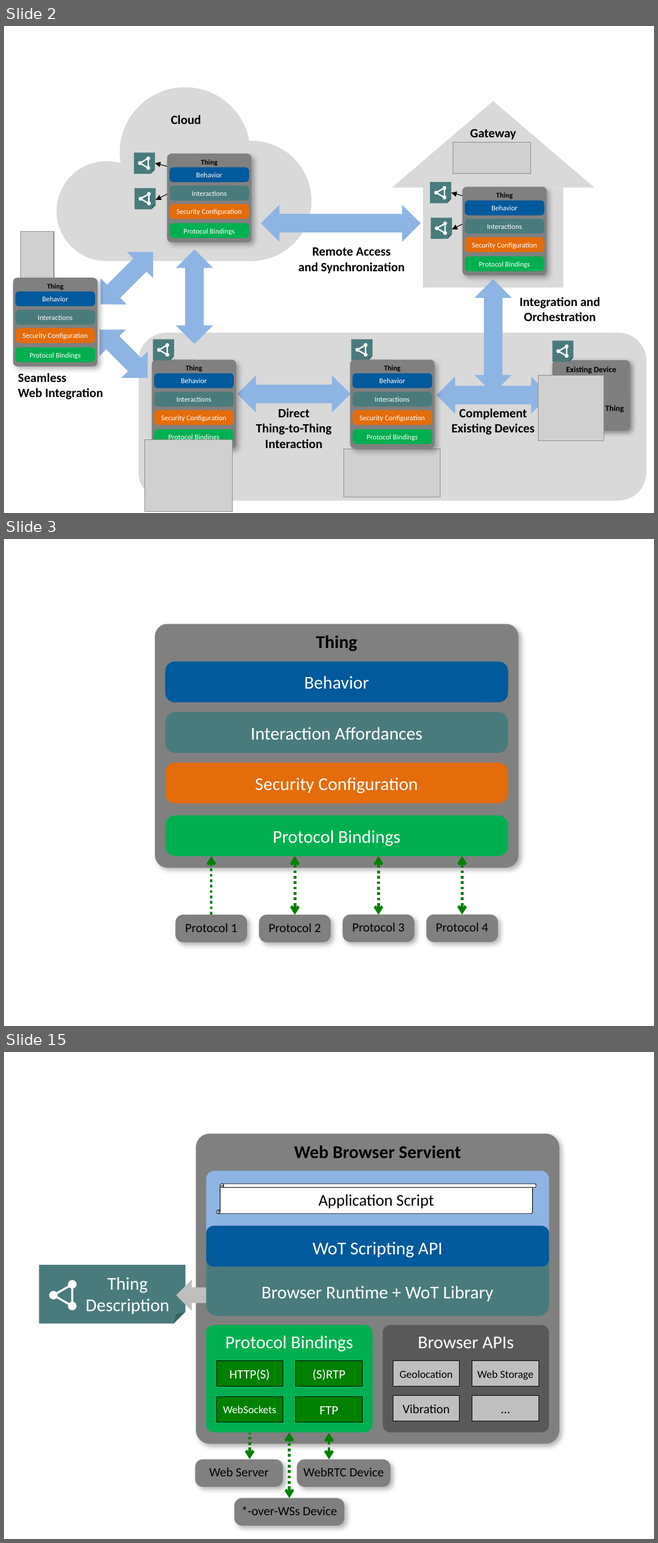
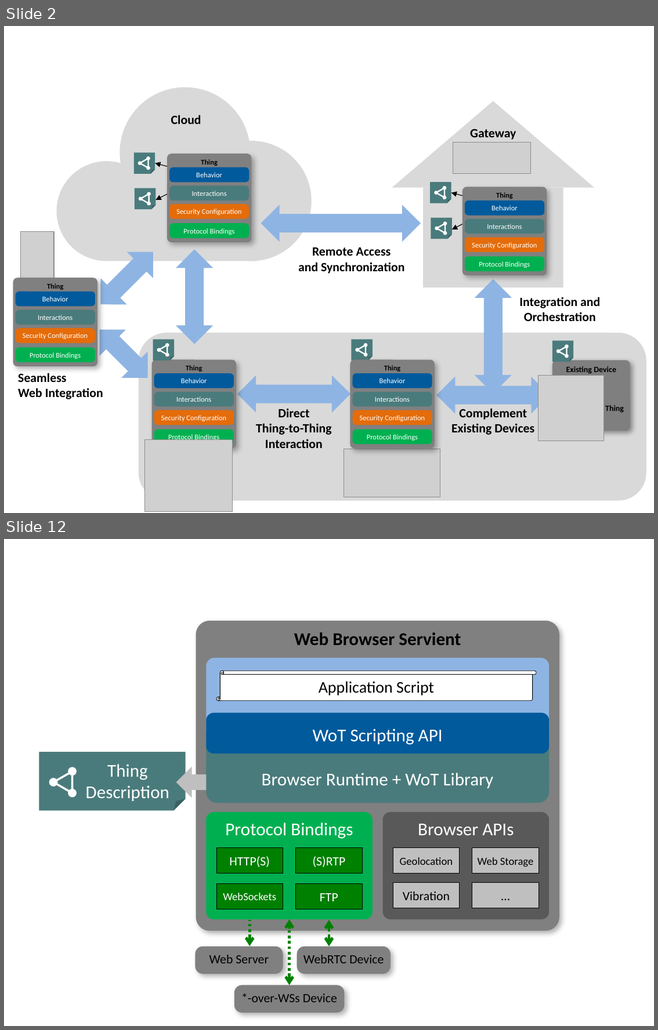
Before and after one commit to w3c/wot-architecture, a slide deck: images/wot-architecture-figures-new2.pptx. Shown one above the other, each under a label of ours: slides 2, 3 and 15 before the commit, slides 2 and 12 after it; the slides between them are not shown. The pictures are 658x1543 and 658x1030 pixels, drawn with LibreOffice and Linux fonts; fonts in the diff are those of the drawing; grey boxes stand for pictures. Boxes give left, top, right and bottom in pixels: in the first picture for what was removed or moved away, otherwise in the second. Text is boxed around its words. In the diff, an @@ line names an element or a change of style, - is before the commit and + after.

Commit message:
Updates to figures
- Remove "Thing" and "Protocol" boxes
- Use orange for TDs, yellow for Security, as in diagram Matthias updated.
- Figure 25 (building blocks) also updated to remove "Thing" and "Protocol" blocks to be consistent.

```diff
--- a/images/wot-architecture-figures-new2.pptx
+++ b/images/wot-architecture-figures-new2.pptx
@@ slide 3 removed at [4, 539, 654, 1026], background #FFFFFF @@
@@ rounded rectangle removed at [155, 624, 518, 868] @@
-Thing
@@ rounded rectangle removed at [165, 662, 508, 703] @@
-Behavior
@@ rounded rectangle removed at [165, 712, 508, 754] @@
-Interaction Affordances
@@ rounded rectangle removed at [165, 762, 508, 803] @@
-Security Configuration
@@ rounded rectangle removed at [165, 816, 508, 857] @@
-Protocol Bindings
@@ arrow removed from (211, 914) to (211, 856) @@
@@ double arrow removed from (295, 856) to (295, 915) @@
@@ double arrow removed from (378, 915) to (378, 856) @@
@@ double arrow removed from (462, 914) to (462, 856) @@
@@ rounded rectangle removed at [176, 915, 247, 943] @@
-Protocol 1
@@ rounded rectangle removed at [259, 915, 330, 943] @@
-Protocol 2
@@ rounded rectangle removed at [343, 914, 414, 942] @@
-Protocol 3
@@ rounded rectangle removed at [426, 914, 498, 942] @@
-Protocol 4
@@ what was slide 15 is now slide 12 @@
```
Also in this commit, not shown: 8 slides changed, 1 slide added, 3 other slides removed, 3 other files.
